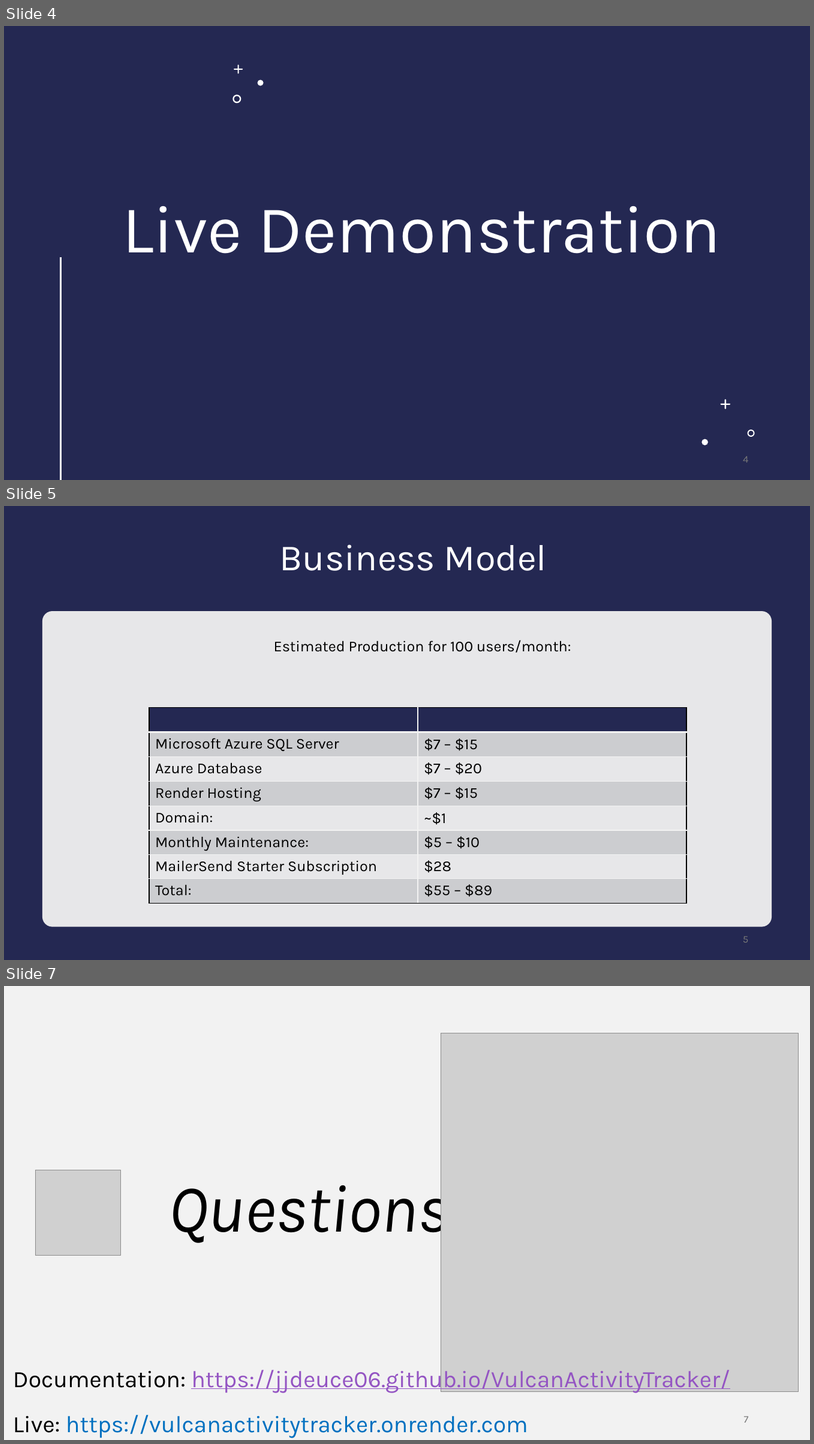
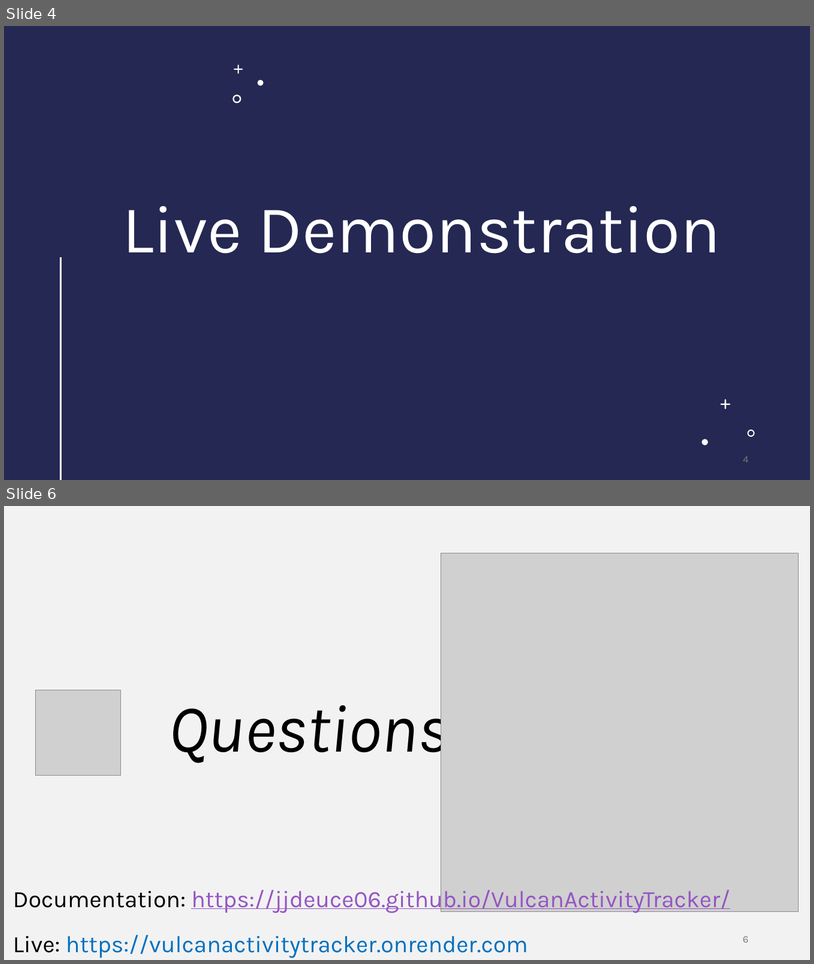
Before and after one commit to jjdeuce06/VulcanActivityTracker, a slide deck: Documentation/FinalPresentation/VulcanActivityTracker-Group2-Revised.pptx. Shown one above the other, each under a label of ours: slides 4, 5 and 7 before the commit, slides 4 and 6 after it; the slides between them are not shown. The pictures are 814x1444 and 814x964 pixels, drawn with LibreOffice and Linux fonts; fonts in the diff are those of the drawing; grey boxes stand for pictures. Boxes give left, top, right and bottom in pixels: in the first picture for what was removed or moved away, otherwise in the second. Text is boxed around its words. In the diff, an @@ line names an element or a change of style, - is before the commit and + after.

Commit message:
remove buisness model and condense slides

```diff
--- a/Documentation/FinalPresentation/VulcanActivityTracker-Group2-Revised.pptx
+++ b/Documentation/FinalPresentation/VulcanActivityTracker-Group2-Revised.pptx
@@ slide 5 removed at (4, 506, 810, 960), background gradient #F1F2F9 to #848AC9 to #ADB1DB @@
@@ rectangle removed at (4, 506, 810, 960) @@
@@ title removed at (280, 544, 547, 571) @@
-Business Model
@@ rounded rectangle removed at (42, 611, 772, 927) @@
@@ text removed at (274, 640, 572, 652) @@
-Estimated Production for 100 users/month:
@@ table removed at (149, 708, 686, 903), 8 rows, 2 columns @@
- | 
-Microsoft Azure SQL Server | $7 – $15
-Azure Database | $7 – $20
-Render Hosting | $7 – $15
-Domain: | ~$1
-Monthly Maintenance: | $5 – $10
-MailerSend Starter Subscription | $28
-Total: | $55 – $89
@@ page number removed at (743, 936, 749, 942) @@
-5
@@ what was slide 7 is now slide 6 @@
@@ page number at (743, 936, 749, 942): text changed @@
-7
+6
```
Also in this commit, not shown: 2 slides changed.
